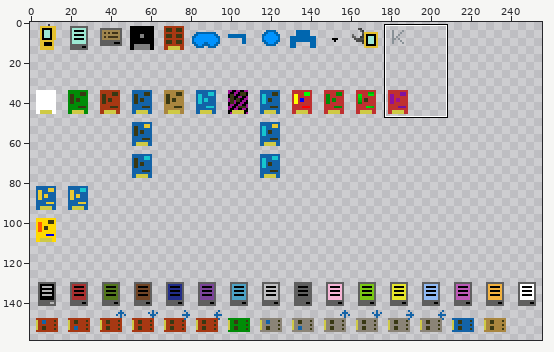
Sprite sheet: resources/logisticspipes/item_textures.png. The picture above shows the old version from afar; the outline marks the close-up.
Close-up. Before the commit:
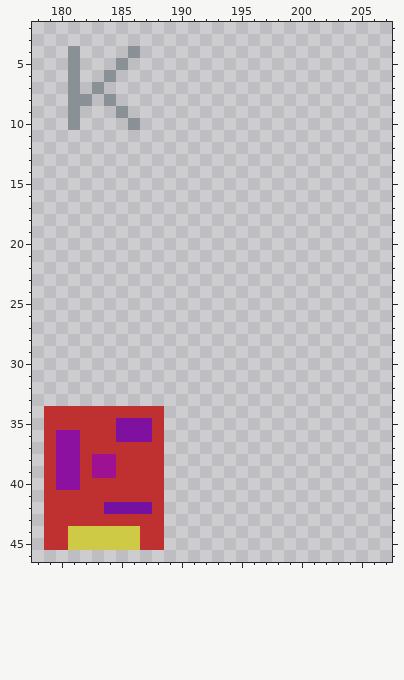
The file is 256x256 pixels. Pixels under 10% opacity are left out. Colours within 5 levels of each other are drawn and written as one. Shown: x 178..207, y 2..46. The wide view leaves out empty margins.
New version:
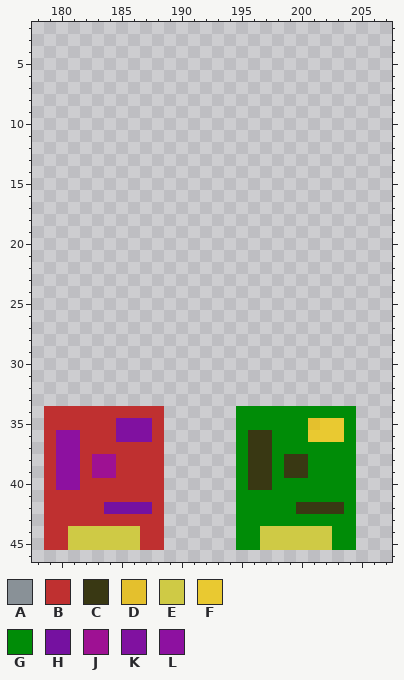
Palette (. is transparent): A #899197  B #bf3030  C #393813  D #e4c02d  E #cfca45  F #e9c931  G #008c07  H #7511a0  J #9e1193  K #8011a0  L #8d11a0
Message: Added ModBasedItemSink Module.
What changed:
Changed rows in their new state; - is an unchanged pixel.
first column x 181:
 4 .----.
 5 .---.-
 6 .--.--
 7 .-.---
 8 ..-.--
 9 .---.-
10 .----.
first column x 195:
34 GGGGGGGGGG
35 GGGGGGDFFG
36 GCCGGGFFFG
37 GCCGGGGGGG
38 GCCGCCGGGG
39 GCCGCCGGGG
40 GCCGGGGGGG
41 GGGGGGGGGG
42 GGGGGCCCCG
43 GGGGGGGGGG
44 GGEEEEEEGG
45 GGEEEEEEGG
Where, in picture pixels (left, top, right, bottom), the same in both close-ups:
erased: (68, 46, 140, 130)
added: (236, 406, 356, 550)
